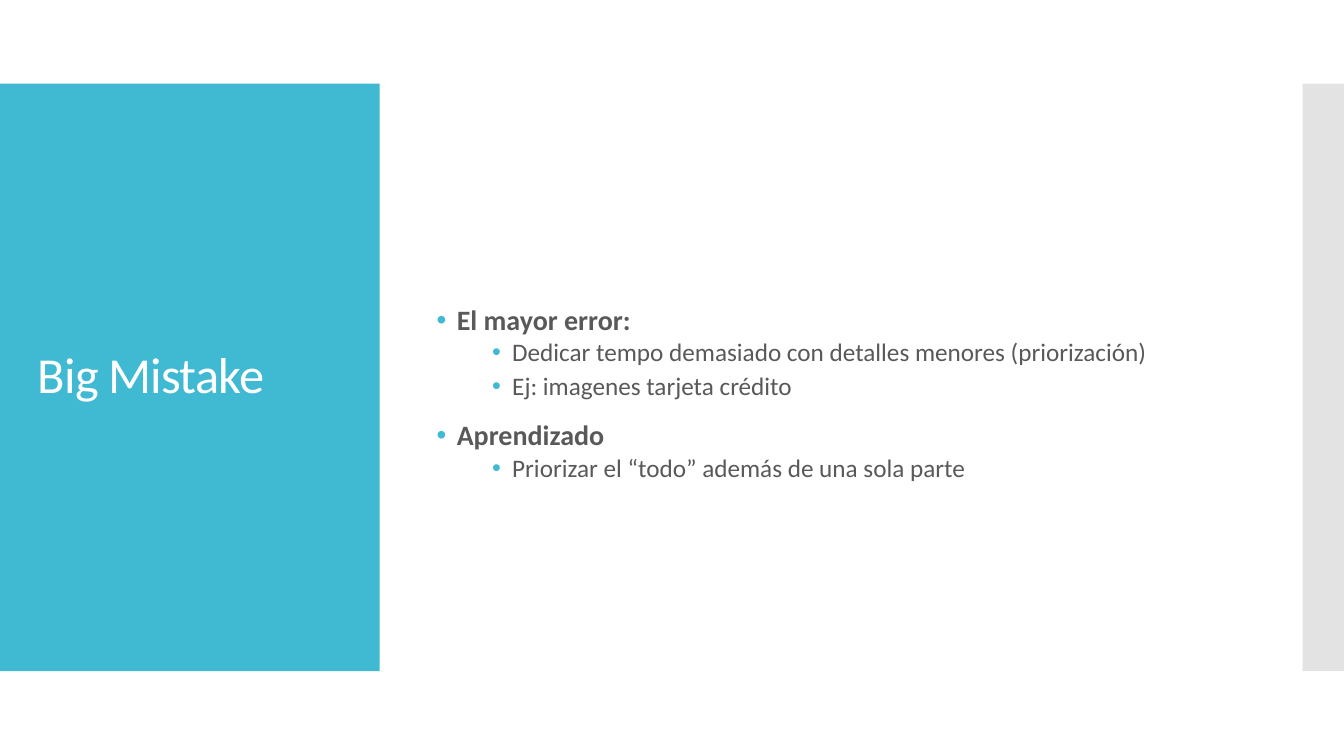
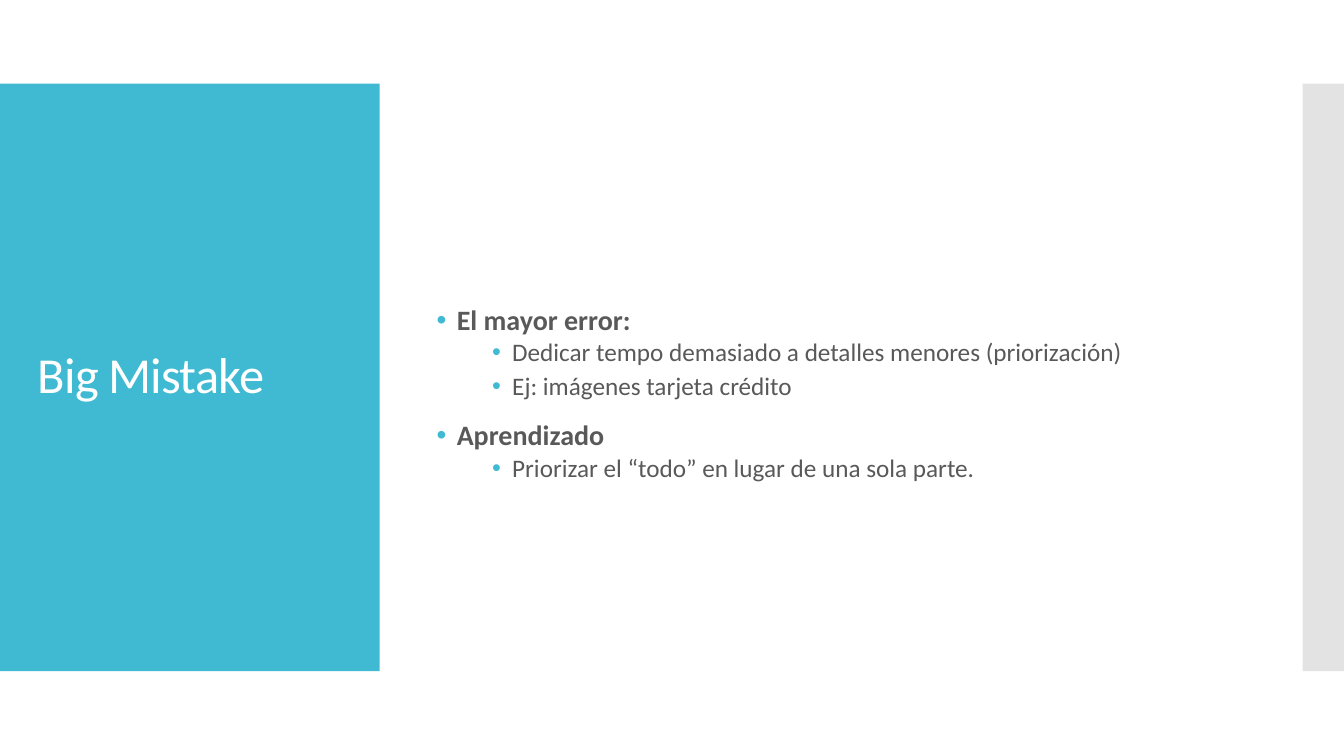
Before and after one commit to lltotti/Mid-term_Project-, a slide deck: slide 5 of Presentacion.pptx. Drawn at 1344x756 pixels with LibreOffice and Linux fonts; fonts in the diff are those of the drawing. Boxes give left, top, right and bottom in pixels: in the first picture for what was removed or moved away, otherwise in the second. Text is boxed around its words. In the diff, an @@ line names an element or a change of style, - is before the commit and + after.

```diff
--- a/Presentacion.pptx
+++ b/Presentacion.pptx
@@ text at <box>512,343,1121,400</box>: text changed @@
-  • Dedicar tempo demasiado con detalles menores (priorización)
-  • Ej: imagenes tarjeta crédito
+  • Dedicar tempo demasiado a detalles menores (priorización)
+  • Ej: imágenes tarjeta crédito
@@ text at <box>512,459,974,482</box>: text changed @@
-  • Priorizar el “todo” además de una sola parte
+  • Priorizar el “todo” en lugar de una sola parte.
```
Also in this commit, not shown: 4 other slides changed, 1 other file.
